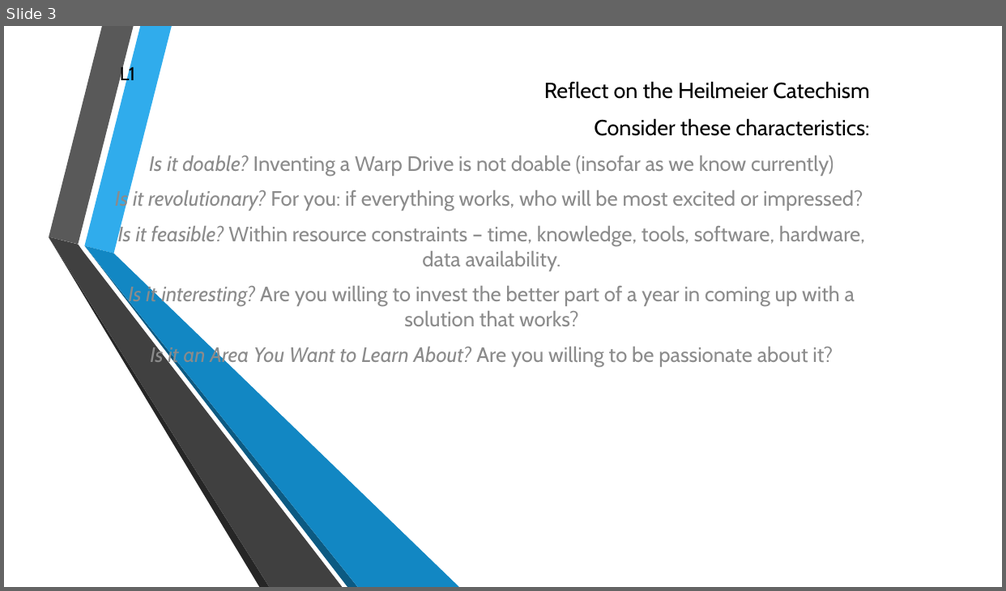
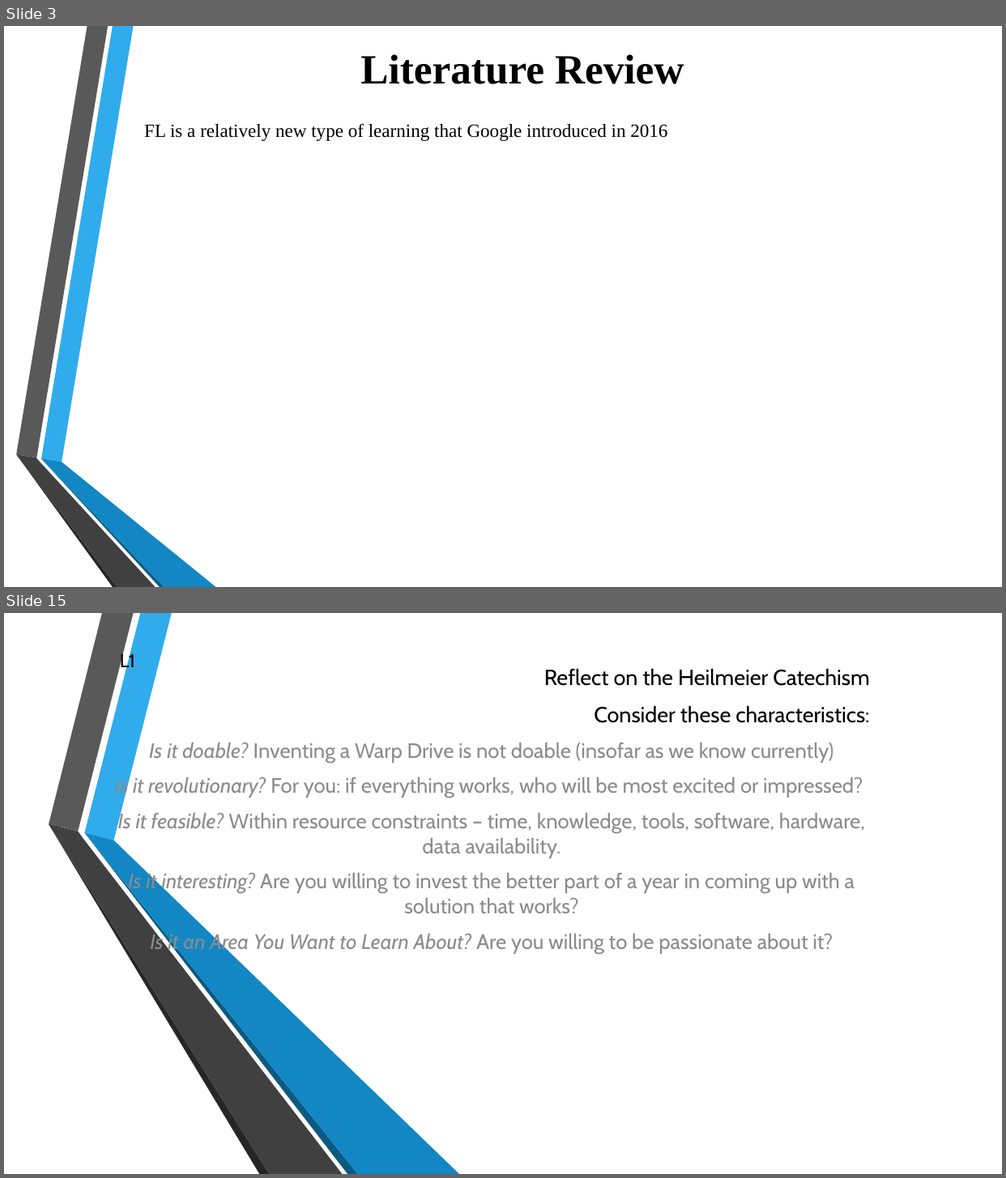
Before and after one commit to ADA-GWU/guidedresearchproject-aliasgerovs, a slide deck: presentations/Final_Presentation.pptx. Shown one above the other, each under a label of ours: slide 3 before the commit, slides 3 and 15 after it; the slides between them are not shown. The pictures are 1006x591 and 1006x1178 pixels, drawn with LibreOffice and Linux fonts; fonts in the diff are those of the drawing; background and template pictures are left out. Boxes give left, top, right and bottom in pixels: in the first picture for what was removed or moved away, otherwise in the second. Text is boxed around its words. In the diff, an @@ line names an element or a change of style, - is before the commit and + after.

```diff
--- a/presentations/Final_Presentation.pptx
+++ b/presentations/Final_Presentation.pptx
@@ slide 3 added at bbox=[4, 26, 1002, 587], background picture (left out) @@
@@ title added at bbox=[360, 54, 684, 84], 40 pt, text #000000, bold @@
+Literature Review
@@ text added at bbox=[144, 123, 667, 141], 18 pt, text #000000 @@
+FL is a relatively new type of learning that Google introduced in 2016
@@ group added at bbox=[16, 26, 216, 587]: 6 freeform shapes @@
@@ what was slide 3 is now slide 15 @@
```
Also in this commit, not shown: 1 slide changed, 12 other slides added, 2 slides removed.
